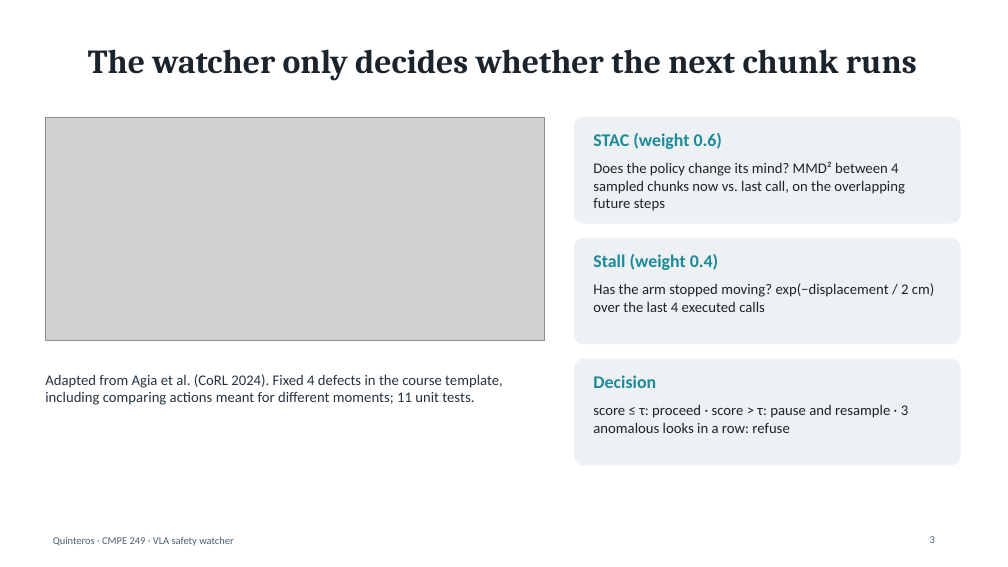
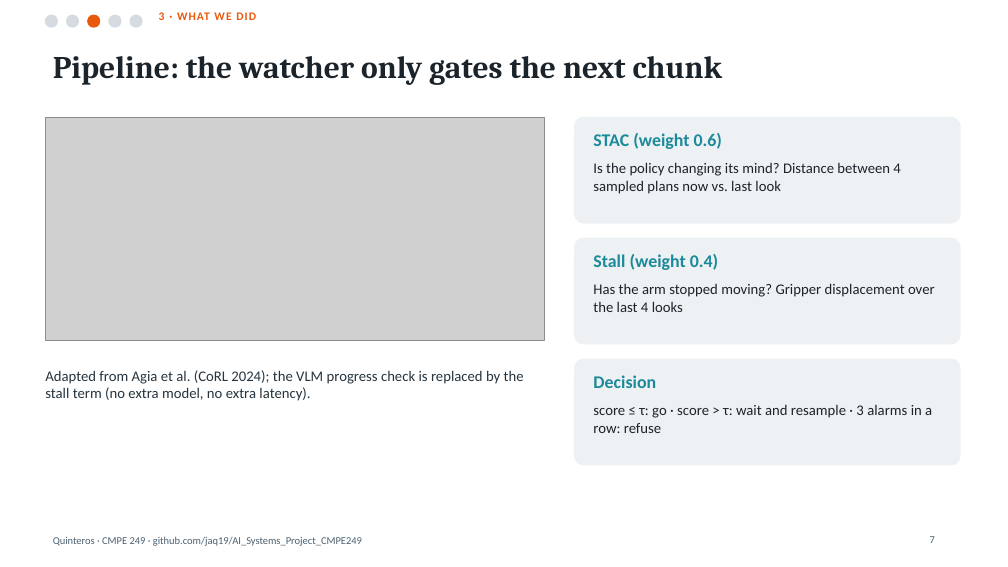
Before and after one commit to jaq19/AI_Systems_Project_CMPE249, a slide deck: slide 7 of deliverables/VLA_Watcher_Slides_Quinteros.pptx (slide 3 before the commit). Drawn at 1008x567 pixels with LibreOffice and Linux fonts; fonts in the diff are those of the drawing; grey boxes stand for pictures. Boxes give left, top, right and bottom in pixels: in the first picture for what was removed or moved away, otherwise in the second. Text is boxed around its words. In the diff, an @@ line names an element or a change of style, - is before the commit and + after.

Commit message:
Deliverables: restructured slides (5-part flow), report, check-in

```diff
--- a/deliverables/VLA_Watcher_Slides_Quinteros.pptx
+++ b/deliverables/VLA_Watcher_Slides_Quinteros.pptx
@@ ellipse added at box(45, 15, 57, 27), fill #D5DBE0, outline #D5DBE0 1 pt @@
@@ ellipse added at box(67, 15, 79, 27), fill #D5DBE0, outline #D5DBE0 1 pt @@
@@ ellipse added at box(88, 15, 100, 27), fill #E8590C, outline #E8590C 1 pt @@
@@ ellipse added at box(109, 15, 121, 27), fill #D5DBE0, outline #D5DBE0 1 pt @@
@@ ellipse added at box(130, 15, 142, 27), fill #D5DBE0, outline #D5DBE0 1 pt @@
@@ text added at box(159, 12, 256, 20), 11 pt, text #E8590C, bold @@
+3 · WHAT WE DID
@@ title at box(53, 56, 723, 85): text changed; size 32 to 30 pt @@
-The watcher only decides whether the next chunk runs
+Pipeline: the watcher only gates the next chunk
@@ text at box(593, 162, 900, 194): text changed @@
-Does the policy change its mind? MMD² between 4 sampled chunks now vs. last call, on the overlapping future steps
+Is the policy changing its mind? Distance between 4 sampled plans now vs. last look
@@ text at box(593, 283, 935, 312): text changed @@
-Has the arm stopped moving? exp(−displacement / 2 cm) over the last 4 executed calls
+Has the arm stopped moving? Gripper displacement over the last 4 looks
@@ text at box(45, 370, 524, 401): text changed @@
-Adapted from Agia et al. (CoRL 2024). Fixed 4 defects in the course template, including comparing actions meant for different moments; 11 unit tests.
+Adapted from Agia et al. (CoRL 2024); the VLM progress check is replaced by the stall term (no extra model, no extra latency).
@@ text at box(593, 405, 932, 433): text changed @@
-score ≤ τ: proceed · score > τ: pause and resample · 3 anomalous looks in a row: refuse
+score ≤ τ: go · score > τ: wait and resample · 3 alarms in a row: refuse
@@ text at box(53, 536, 362, 546): text changed @@
-Quinteros · CMPE 249 · VLA safety watcher
+Quinteros · CMPE 249 · github.com/jaq19/AI_Systems_Project_CMPE249
```
Also in this commit, not shown: 9 other slides changed, 10 slides added, 3 slides removed.
